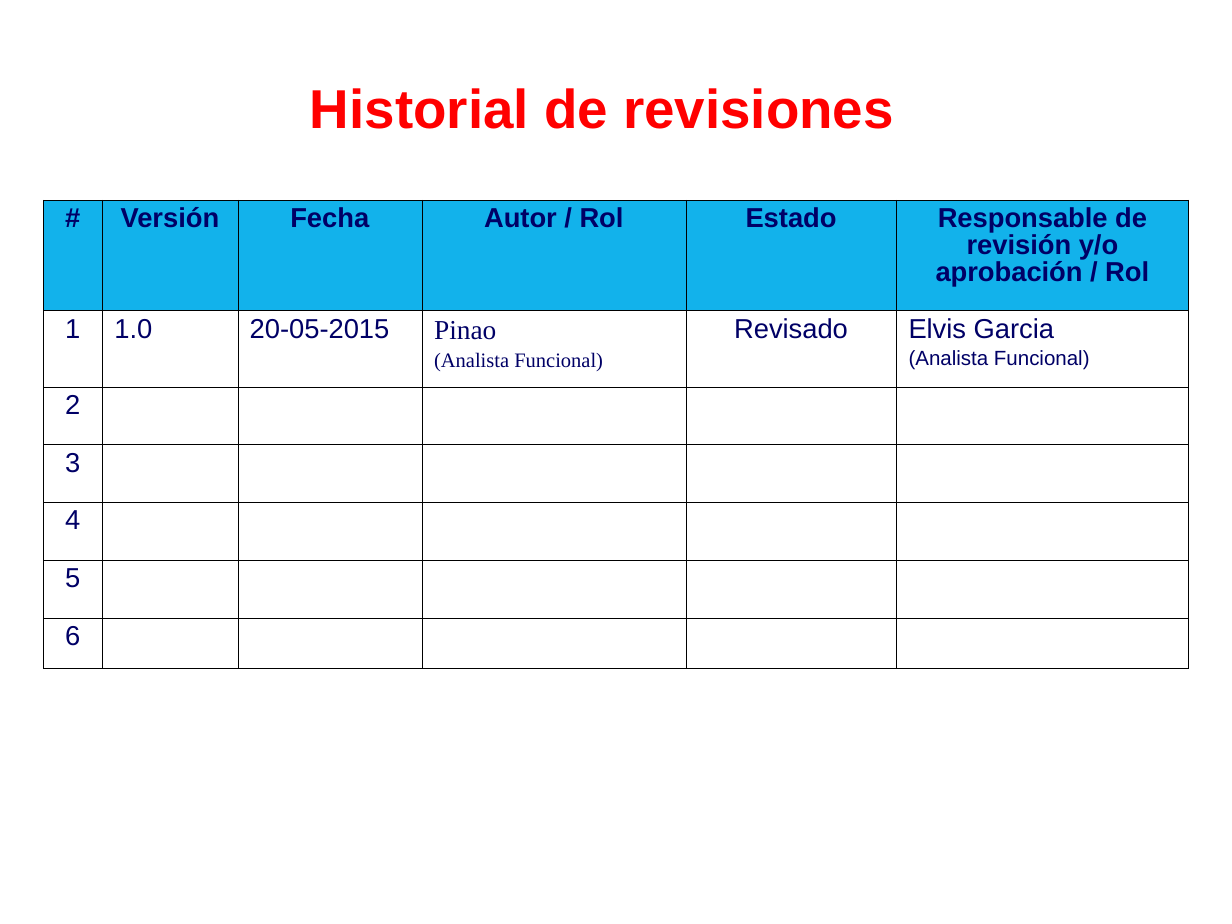
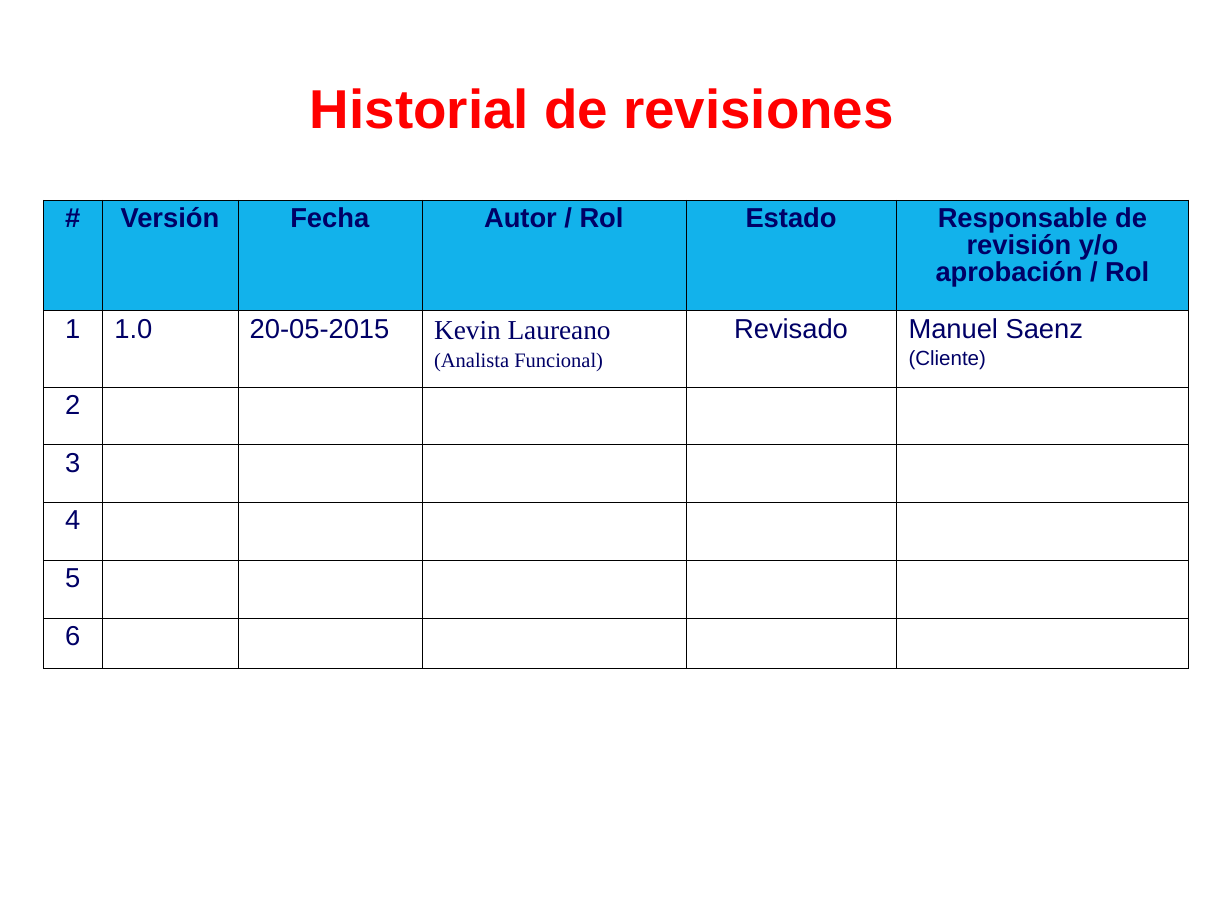
Before and after one commit to cjbensan/sistema-facturacion-inventario, a slide deck: slide 36 of CMMI-Nivel-2/PP-PMC/PGPRO_0.1_2015.ppt. Drawn at 1232x924 pixels with LibreOffice and Linux fonts; fonts in the diff are those of the drawing; background and template pictures are left out. Boxes give left, top, right and bottom in pixels: in the first picture for what was removed or moved away, otherwise in the second. Text is boxed around its words. In the diff, an @@ line names an element or a change of style, - is before the commit and + after.

```diff
--- a/CMMI-Nivel-2/PP-PMC/PGPRO_0.1_2015.ppt
+++ b/CMMI-Nivel-2/PP-PMC/PGPRO_0.1_2015.ppt
@@ table at box(43, 200, 1189, 668) @@
-row 2, column 4: Pinao / (Analista Funcional)
+row 2, column 4: Kevin Laureano / (Analista Funcional)
-row 2, column 6: Elvis Garcia / (Analista Funcional)
+row 2, column 6: Manuel Saenz / (Cliente)
```
Also in this commit, not shown: 6 other slides changed.
